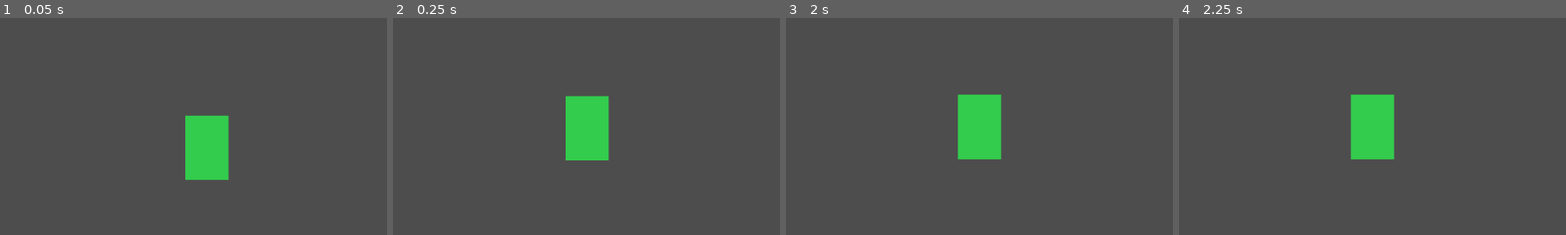
Above: before the commit, frames 1-4 (left to right).
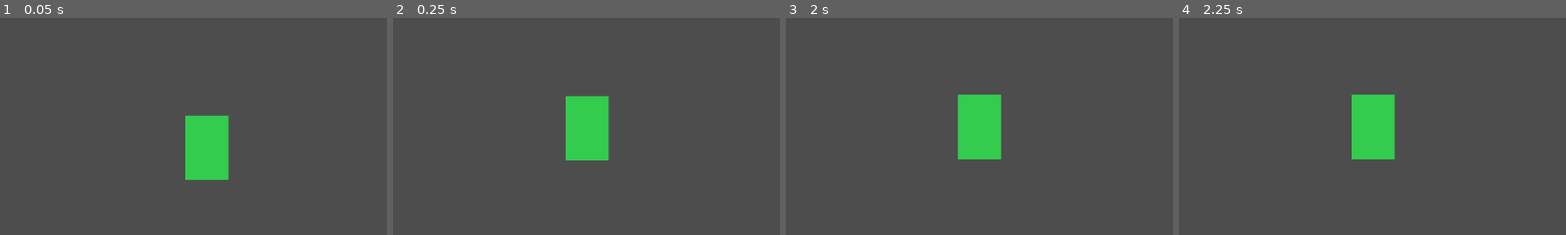
Above: after the commit, the same moments.

Repository: WMsans/top-down-rogue
Game: Godot game, scene res://scenes/main.tscn
Same seed, same stepped clock (60 frames per second), same inputs: the game is played once before the commit and once after it.
Inputs (mouse positions are % of the whole screen's width and height, from its top left):
- Up to frame 1 (0.05 s): no input
- Up to frame 2 (0.25 s): no input
- Up to frame 3 (2 s): tap Enter at 0.5 s; move the mouse to (72, 45) at 0.52 s; hold D from 0.53 s (still down); click (72, 45) at 0.67 s; tap W at 0.77, 1.52 s; tap Space at 1.25 s; move the mouse to (30, 55) at 1.27 s
- Up to frame 4 (2.25 s): tap Enter at 2 s; move the mouse to (60, 28) at 2.02 s; release D at 2.03 s; hold A from 2.03 s (still down)
The pictures show only the part of the screen within x 25-75%, y 25-75%; the shares and areas given below are measured in that part.

Frames 1-3 are identical in both runs. In frame 4, 0.2% of the frame differs, in the area x 44-56%, y 35-66%.
Error in both runs: Cannot call method 'shader_create_from_spirv' on a null value. (res://scripts/world_manager.gd:72)

Commit message:
fix: stuck in wall

Diff:
--- a/scenes/main.tscn
+++ b/scenes/main.tscn
@@ -17,9 +17,8 @@
 [node name="WorldPreview" type="Node2D" parent="WorldManager" unique_id=613443267]
 script = ExtResource("6")
 preview_size = 1
-world_seed = 56
 
-[node name="Player" parent="." instance=ExtResource("7")]
+[node name="Player" parent="." unique_id=1961013424 instance=ExtResource("7")]
 
 [node name="InputHandler" type="Node" parent="." unique_id=924507179]
 script = ExtResource("3")
--- a/scripts/player_controller.gd
+++ b/scripts/player_controller.gd
@@ -76,41 +76,54 @@
 
 
 func _move_and_collide(delta: float) -> void:
-	# Player origin is center of the body. Compute top-left from position.
-	var half_w: int = BODY_WIDTH / 2   # 4
-	var half_h: int = BODY_HEIGHT / 2  # 6
+	var half_w: float = float(BODY_WIDTH) / 2.0
+	var half_h: float = float(BODY_HEIGHT) / 2.0
+	var body_top: int = int(floor(position.y - half_h + 0.0001))
 
-	# --- Resolve X axis ---
 	var new_x: float = position.x + velocity.x * delta
-	var test_left: int = int(floor(new_x)) - half_w
-	var test_top: int = int(floor(position.y)) - half_h
 	if velocity.x > 0:
-		# Check right edge
-		var edge_x: int = test_left + BODY_WIDTH  # one pixel past right side
-		if _column_has_solid(edge_x, test_top, BODY_HEIGHT):
-			new_x = float(edge_x - BODY_WIDTH + half_w) - 0.001
-			velocity.x = 0
+		var start_edge: float = position.x + half_w
+		var end_edge: float = new_x + half_w
+		var start_pixel: int = int(ceil(start_edge - 0.0001))
+		var end_pixel: int = int(ceil(end_edge - 0.0001))
+		for px in range(start_pixel, end_pixel + 1):
+			if _column_has_solid(px, body_top, BODY_HEIGHT):
+				new_x = float(px) - half_w - 0.0001
+				velocity.x = 0
+				break
 	elif velocity.x < 0:
-		# Check left edge
-		if _column_has_solid(test_left, test_top, BODY_HEIGHT):
-			new_x = float(test_left + 1 + half_w)
-			velocity.x = 0
+		var start_edge: float = position.x - half_w
+		var end_edge: float = new_x - half_w
+		var start_pixel: int = int(start_edge - 0.0001)
+		var end_pixel: int = int(end_edge - 0.0001)
+		for px in range(start_pixel, end_pixel - 1, -1):
+			if _column_has_solid(px, body_top, BODY_HEIGHT):
+				new_x = float(px) + 1.0 + half_w
+				velocity.x = 0
+				break
 
-	# --- Resolve Y axis ---
+	var body_left: int = int(floor(new_x - half_w + 0.0001))
 	var new_y: float = position.y + velocity.y * delta
-	test_left = int(floor(new_x)) - half_w
-	var test_top_y: int = int(floor(new_y)) - half_h
 	if velocity.y > 0:
-		# Check bottom edge
-		var edge_y: int = test_top_y + BODY_HEIGHT
-		if _row_has_solid(test_left, edge_y, BODY_WIDTH):
-			new_y = float(edge_y - BODY_HEIGHT + half_h) - 0.001
-			velocity.y = 0
+		var start_edge: float = position.y + half_h
+		var end_edge: float = new_y + half_h
+		var start_pixel: int = int(ceil(start_edge - 0.0001))
+		var end_pixel: int = int(ceil(end_edge - 0.0001))
+		for py in range(start_pixel, end_pixel + 1):
+			if _row_has_solid(body_left, py, BODY_WIDTH):
+				new_y = float(py) - half_h - 0.0001
+				velocity.y = 0
+				break
 	elif velocity.y < 0:
-		# Check top edge
-		if _row_has_solid(test_left, test_top_y, BODY_WIDTH):
-			new_y = float(test_top_y + 1 + half_h)
-			velocity.y = 0
+		var start_edge: float = position.y - half_h
+		var end_edge: float = new_y - half_h
+		var start_pixel: int = int(start_edge - 0.0001)
+		var end_pixel: int = int(end_edge - 0.0001)
+		for py in range(start_pixel, end_pixel - 1, -1):
+			if _row_has_solid(body_left, py, BODY_WIDTH):
+				new_y = float(py) + 1.0 + half_h
+				velocity.y = 0
+				break
 
 	position = Vector2(new_x, new_y)
 
@@ -133,17 +146,15 @@
 
 ## Sample adjacent pixels for contact state (available for future gameplay).
 func _update_contact_state() -> void:
-	var half_w: int = BODY_WIDTH / 2
-	var half_h: int = BODY_HEIGHT / 2
-	var left: int = int(floor(position.x)) - half_w
-	var top: int = int(floor(position.y)) - half_h
+	var half_w: float = float(BODY_WIDTH) / 2.0
+	var half_h: float = float(BODY_HEIGHT) / 2.0
+	var body_left: int = int(floor(position.x - half_w + 0.0001))
+	var body_top: int = int(floor(position.y - half_h + 0.0001))
 
-	is_on_floor = _row_has_solid(left, top + BODY_HEIGHT, BODY_WIDTH)
-	is_on_ceiling = _row_has_solid(left, top - 1, BODY_WIDTH)
-	is_on_wall_left = _column_has_solid(left - 1, top, BODY_HEIGHT)
-	is_on_wall_right = _column_has_solid(left + BODY_WIDTH, top, BODY_HEIGHT)
+	is_on_floor = _row_has_solid(body_left, body_top + BODY_HEIGHT, BODY_WIDTH)
+	is_on_ceiling = _row_has_solid(body_left, body_top - 1, BODY_WIDTH)
+	is_on_wall_left = _column_has_solid(body_left - 1, body_top, BODY_HEIGHT)
+	is_on_wall_right = _column_has_solid(body_left + BODY_WIDTH, body_top, BODY_HEIGHT)
 
-	# Update world manager tracking position for chunk loading
 	_world_manager.tracking_position = global_position
-	# Update shadow grid sync
 	shadow_grid.update_sync(Vector2i(int(floor(position.x)), int(floor(position.y))))
